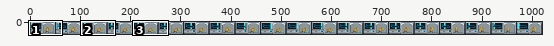
Sprite sheet: branches/Grafics_Under_Development/madtulip/objects/ship station/madtulip_shipstation.png. The first picture is a wide view before the edit; the outline marks the close-up.
Close-up. Before the commit:
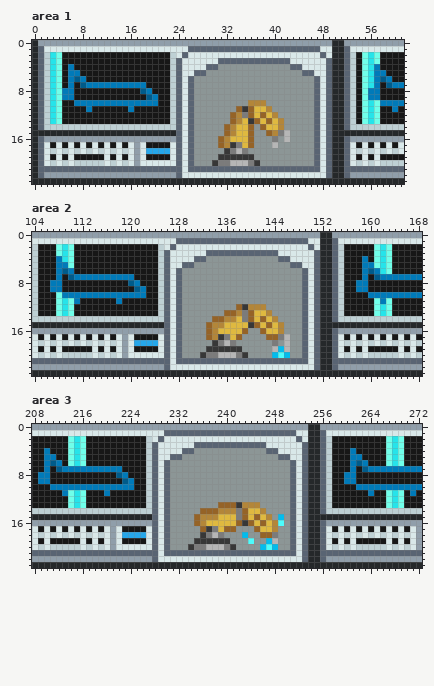
The file is 1020x24 pixels. Shown: area 1: x 0..61, y 0..23; area 2: x 104..168, y 0..23; area 3: x 208..272, y 0..23. The commit also changed other parts of the picture, which this record leaves out.
And afterwards:
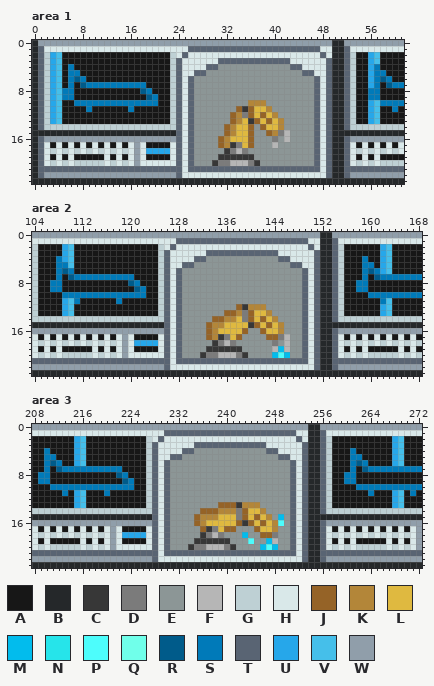
Palette (. is transparent): A #171717  B #25282a  C #373737  D #7b7b7b  E #8c9696  F #b6b6b6  G #bed0d4  H #d9e8e9  J #956327  K #b38639  L #dfb940  M #02bced  N #26e4ea  P #4dfdfc  Q #70ffea  R #005b8a  S #007ab9  T #596473  U #26a7ea  V #45bfea  W #909eaa
What changed:
Area 1:
y 2..3: x 3..4 NQ -> UV; x 55..57 QNQ -> AUV
y 4..7: x 3..4 NQ -> UV; x 55..56 QN -> AU
y 8..9: x 3..4 NQ -> UV; x 55 Q -> A
y 10..13: x 3..4 NQ -> UV; x 55..57 QNQ -> AUV
Area 2:
y 2..3: x 108..110 QNQ -> AUV; x 161..163 QNQ -> AUV
y 4: x 109..110 NQ -> UV; x 161..163 QNQ -> AUV
y 5: x 110 Q -> V; x 161..163 QNQ -> AUV
y 6: x 162..163 NQ -> UV
y 10: x 108 Q -> A
y 11: x 108..110 QNQ -> AUV; x 161 Q -> A; x 163 Q -> V
y 12..13: x 108..110 QNQ -> AUV; x 161..163 QNQ -> AUV
Area 3:
y 2..6: x 214..216 QNQ -> AUV; x 267..269 QNQ -> AUV
y 11..13: x 214..216 QNQ -> AUV; x 267..269 QNQ -> AUV
Boxes around the changes in both close-ups, in picture pixels (x1, y1, x2, y2):
changed: (50, 52, 62, 124)
changed: (362, 52, 380, 124)
changed: (56, 244, 74, 268)
changed: (374, 244, 392, 316)
changed: (56, 292, 74, 316)
changed: (68, 436, 86, 508)
changed: (386, 436, 404, 508)
